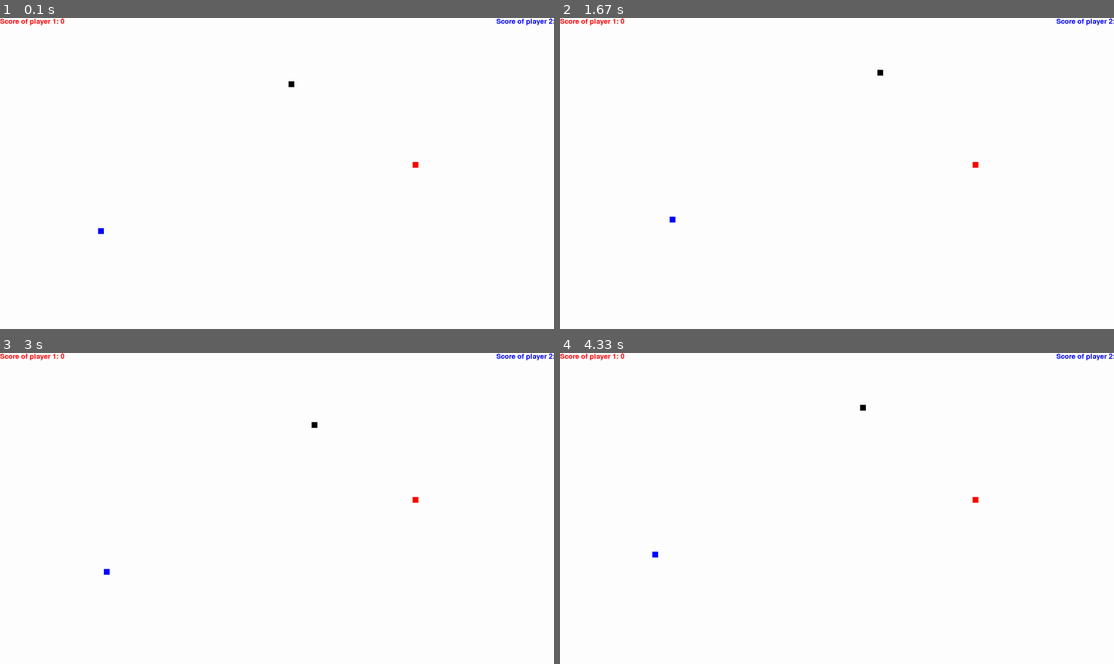
Above: before the commit, frames 1-4 (two rows, left to right).
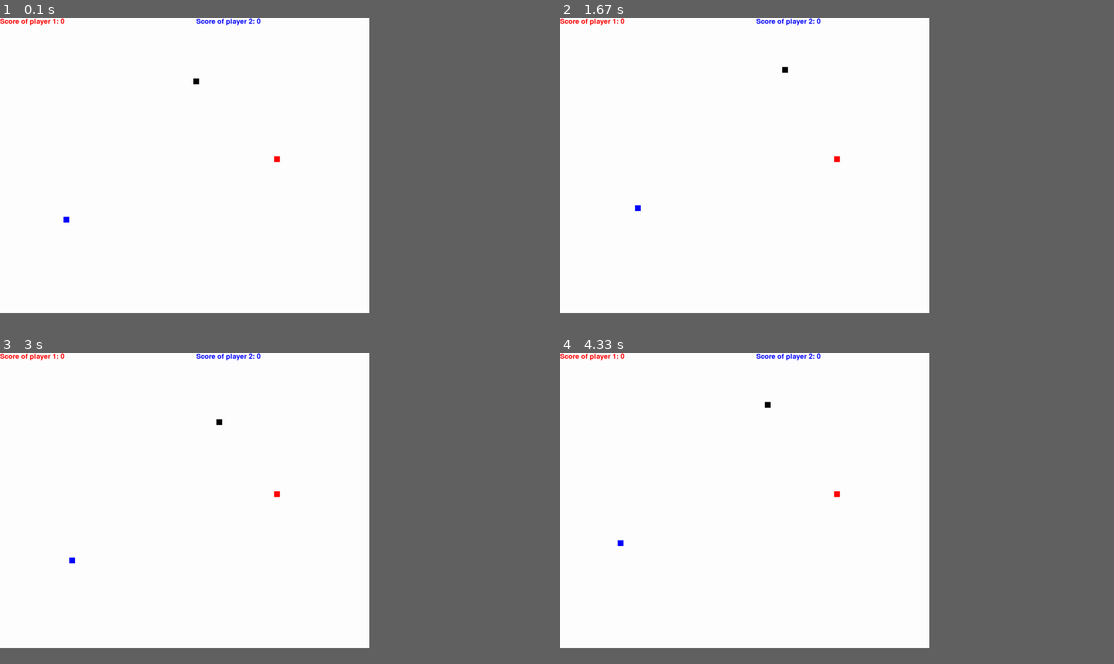
Above: after the commit, the same moments.

Repository: Nabegon/pygame
Game: pygame game, started from snake_game.py
Same seed, same stepped clock (60 frames per second), same inputs: the game is played once before the commit and once after it.
Inputs:
- Up to frame 1 (0.1 s): no input
- Up to frame 2 (1.67 s): hold Right 0.33-0.8 s; hold Up 0.83-1.27 s; hold W 0.83-1.27 s; hold Right from 1.3 s (still down); hold D from 1.3 s (still down)
- Up to frame 3 (3 s): release Right at 1.8 s; release D at 1.8 s; hold Left 1.83-2.37 s; hold A 1.83-2.37 s; hold Down 2.4-2.95 s; hold S 2.4-2.95 s; hold Left from 2.98 s (still down); hold A from 2.98 s (still down)
- Up to frame 4 (4.33 s): release Left at 3.53 s; release A at 3.53 s; hold Up 3.57-4.12 s; hold W 3.57-4.12 s; hold Right from 4.15 s (still down); hold D from 4.15 s (still down)
The window is 900x506 before the commit and 600x480 after it. Grey fills any space a smaller window leaves; there, only what the larger window draws over its background counts as a difference.

The runs differ from the first frame. In frame 1, 0.4% of the frame differs, in the area x 11-100%, y 0-70%; in frame 2, 0.4%; in frame 3, 0.4%, in the area x 12-100%, y 0-72%; in frame 4, 0.4%.

Commit message:
change the display size and fix the size of playground

Diff:
--- a/snake_game.py
+++ b/snake_game.py
@@ -13,8 +13,8 @@
 pygame.display.set_caption("Snake Game")
 
 # Set the window size
-window_width = 1920
-window_height = 1080
+window_width = 1280
+window_height = 1024
 window = pygame.display.set_mode((window_width, window_height))
 
 # Create a game loop
@@ -32,7 +32,7 @@
     value_1 = score_font.render("Score of player 1: " + str(score_1), True, red)
     value_2 = score_font.render("Score of player 2: " + str(score_2), True, blue)
     window.blit(value_1, [0,0])
-    window.blit(value_2, [window_width - 200, 0])
+    window.blit(value_2, [window_width - 600, 0])
 
 def jedge_winner(score_1, score_2):
     font = pygame.font.Font(None, 36)
@@ -125,9 +125,9 @@
             if keys[pygame.K_s]:
                 x2_change = 0
                 y2_change = snake_block_2
-        if x1 < 0 or x1 > 1920 or y1 < 0 or y1 > 1080:
+        if x1 < 0 or x1 >= window_width or y1 < 0 or y1 >= window_height:
             game_close = True
-        if x2 < 0 or x2 > 1920 or y2 < 0 or y2 > 1080:
+        if x2 < 0 or x2 >= window_width or y2 < 0 or y2 >= window_height:
             game_close = True
 
         x1 += x1_change
